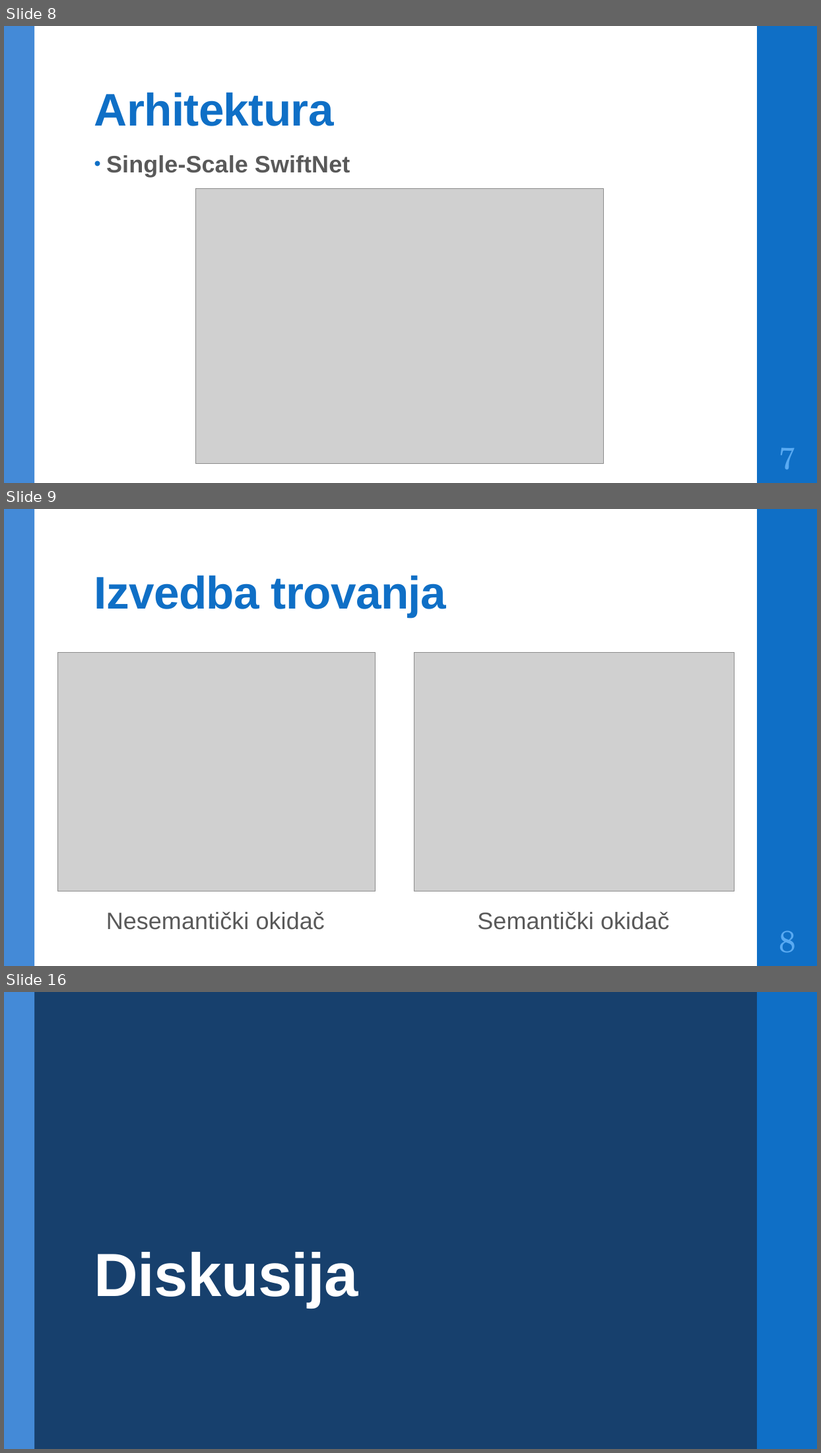
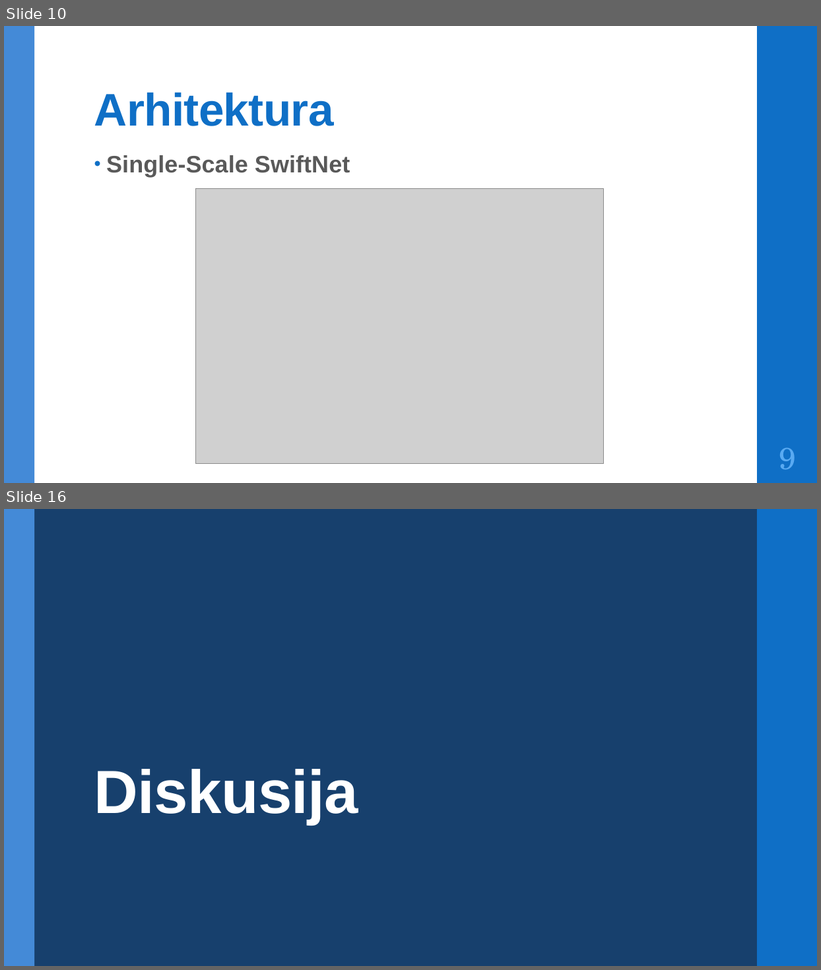
Before and after one commit to DomJamb/Seminar, a slide deck: Dokumentacija/Prezentacija/Trojanski napadi na modele za semantičku segmentaciju.pptx. Shown one above the other, each under a label of ours: slides 8, 9 and 16 before the commit, slides 10 and 16 after it; the slides between them are not shown. The pictures are 821x1453 and 821x970 pixels, drawn with LibreOffice and Linux fonts; fonts in the diff are those of the drawing; grey boxes stand for pictures. Boxes give left, top, right and bottom in pixels: in the first picture for what was removed or moved away, otherwise in the second. Text is boxed around its words. In the diff, an @@ line names an element or a change of style, - is before the commit and + after.

```diff
--- a/Dokumentacija/Prezentacija/Trojanski napadi na modele za semantičku segmentaciju.pptx
+++ b/Dokumentacija/Prezentacija/Trojanski napadi na modele za semantičku segmentaciju.pptx
@@ slide 9 removed at bbox=[4, 509, 817, 966], background #FFFFFF; not listed: 2 template elements that a slide beside it also shows @@
@@ title removed at bbox=[94, 575, 446, 617] @@
-Izvedba trovanja
@@ picture removed at bbox=[58, 652, 376, 891] @@
@@ picture removed at bbox=[414, 652, 735, 891] @@
@@ text removed at bbox=[106, 912, 325, 930] @@
-Nesemantički okidač
@@ text removed at bbox=[477, 912, 669, 930] @@
-Semantički okidač
@@ page number removed at bbox=[779, 931, 796, 953] @@
-8
@@ what was slide 8 is now slide 10 @@
@@ page number at bbox=[779, 448, 796, 470]: text changed @@
-7
+9
```
Also in this commit, not shown: 5 slides changed, 4 slides added, 3 other slides removed, 3 other files.
